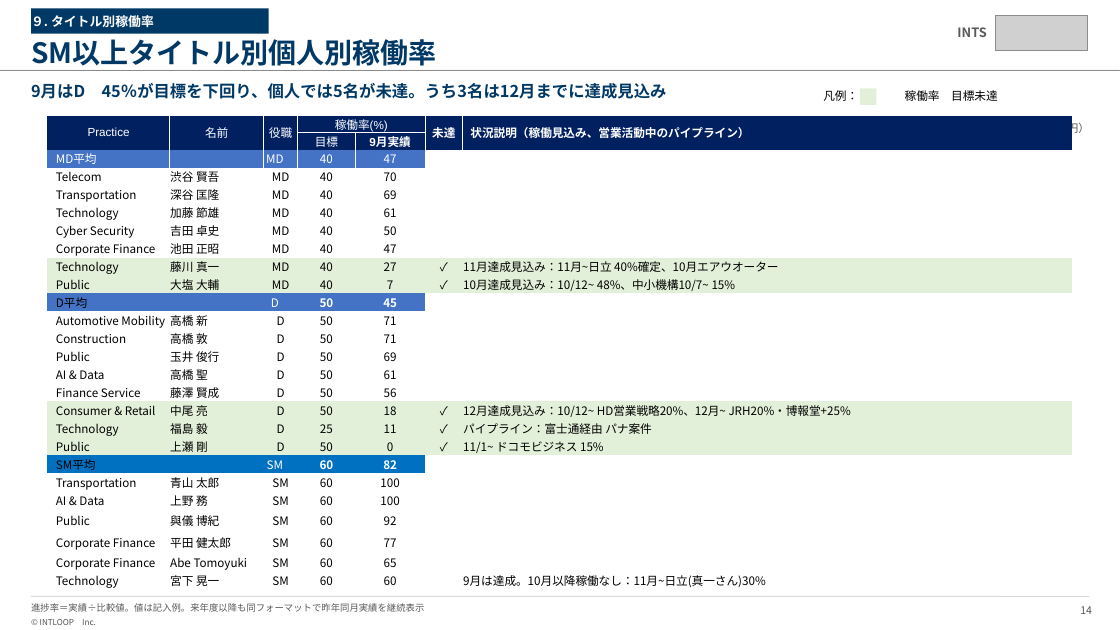
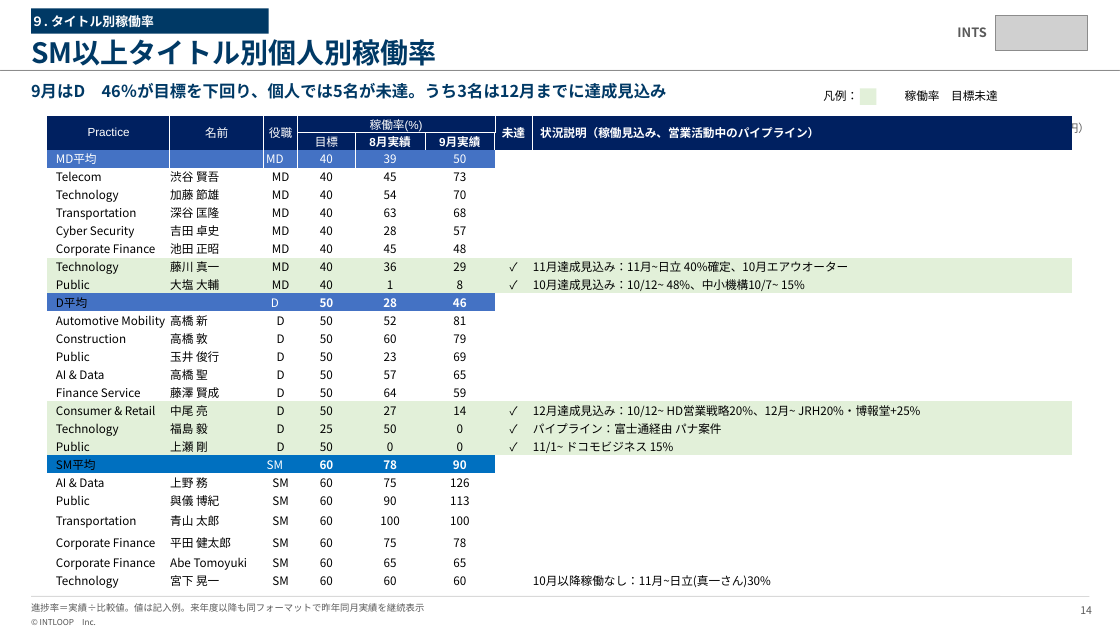
Before and after one commit to mkomko2011/For-AI, a slide deck: slide 2 of 20261016_INTS_SM以上稼働率_9月更新.pptx. Drawn at 1120x630 pixels with LibreOffice and Linux fonts; fonts in the diff are those of the drawing; grey boxes stand for pictures. Boxes give left, top, right and bottom in pixels: in the first picture for what was removed or moved away, otherwise in the second. Text is boxed around its words. In the diff, an @@ line names an element or a change of style, - is before the commit and + after.

```diff
--- a/20261016_INTS_SM以上稼働率_9月更新.pptx
+++ b/20261016_INTS_SM以上稼働率_9月更新.pptx
@@ text at [31,83,667,99]: text changed @@
-9月はD 45％が目標を下回り、個人では5名が未達。うち3名は12月までに達成見込み
+9月はD 46％が目標を下回り、個人では5名が未達。うち3名は12月までに達成見込み
@@ table at [47,116,1073,592] @@
-column 1: Practice |  | MD平均 | Telecom | Transportation | Technology | Cyber Security | Corporate Finance | Technology | Public | D平均 | Automotive Mobility | Construction | Public | AI & Data | Finance Service | Consumer & Retail | Technology | Public | SM平均 | Transportation | AI & Data | Public | Corporate Finance | Corporate Finance | Technology
+column 1: Practice |  | MD平均 | Telecom | Technology | Transportation | Cyber Security | Corporate Finance | Technology | Public | D平均 | Automotive Mobility | Construction | Public | AI & Data | Finance Service | Consumer & Retail | Technology | Public | SM平均 | AI & Data | Public | Transportation | Corporate Finance | Corporate Finance | Technology
-column 2: 名前 |  |  | 渋谷 賢吾 | 深谷 匡隆 | 加藤 節雄 | 吉田 卓史 | 池田 正昭 | 藤川 真一 | 大塩 大輔 |  | 高橋 新 | 高橋 敦 | 玉井 俊行 | 高橋 聖 | 藤澤 賢成 | 中尾 亮 | 福島 毅 | 上瀬 剛 |  | 青山 太郎 | 上野 務 | 與儀 博紀 | 平田 健太郎 | Abe Tomoyuki | 宮下 晃一
+column 2: 名前 |  |  | 渋谷 賢吾 | 加藤 節雄 | 深谷 匡隆 | 吉田 卓史 | 池田 正昭 | 藤川 真一 | 大塩 大輔 |  | 高橋 新 | 高橋 敦 | 玉井 俊行 | 高橋 聖 | 藤澤 賢成 | 中尾 亮 | 福島 毅 | 上瀬 剛 |  | 上野 務 | 與儀 博紀 | 青山 太郎 | 平田 健太郎 | Abe Tomoyuki | 宮下 晃一
-column 5:  | 9月実績 | 47 | 70 | 69 | 61 | 50 | 47 | 27 | 7 | 45 | 71 | 71 | 69 | 61 | 56 | 18 | 11 | 0 | 82 | 100 | 100 | 92 | 77 | 65 | 60
+column 5:  | 8月実績 | 39 | 45 | 54 | 63 | 28 | 45 | 36 | 1 | 28 | 52 | 60 | 23 | 57 | 64 | 27 | 50 | 0 | 78 | 75 | 90 | 100 | 75 | 65 | 60
+column 6:  | 9月実績 | 50 | 73 | 70 | 68 | 57 | 48 | 29 | 8 | 46 | 81 | 79 | 69 | 65 | 59 | 14 | 0 | 0 | 90 | 126 | 113 | 100 | 78 | 65 | 60
-column 8, row 26: 9月は達成。10月以降稼働なし：11月~日立(真一さん)30%
+column 8, row 26: 10月以降稼働なし：11月~日立(真一さん)30%
```
